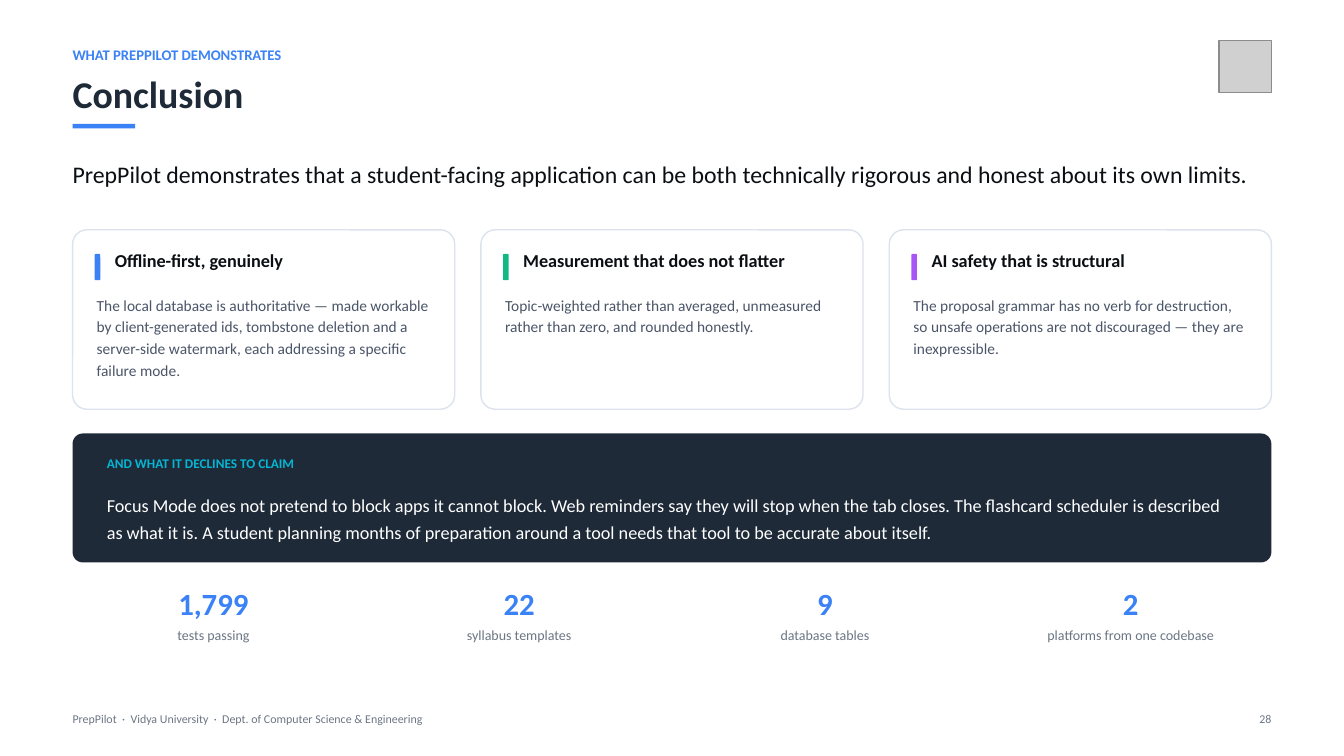
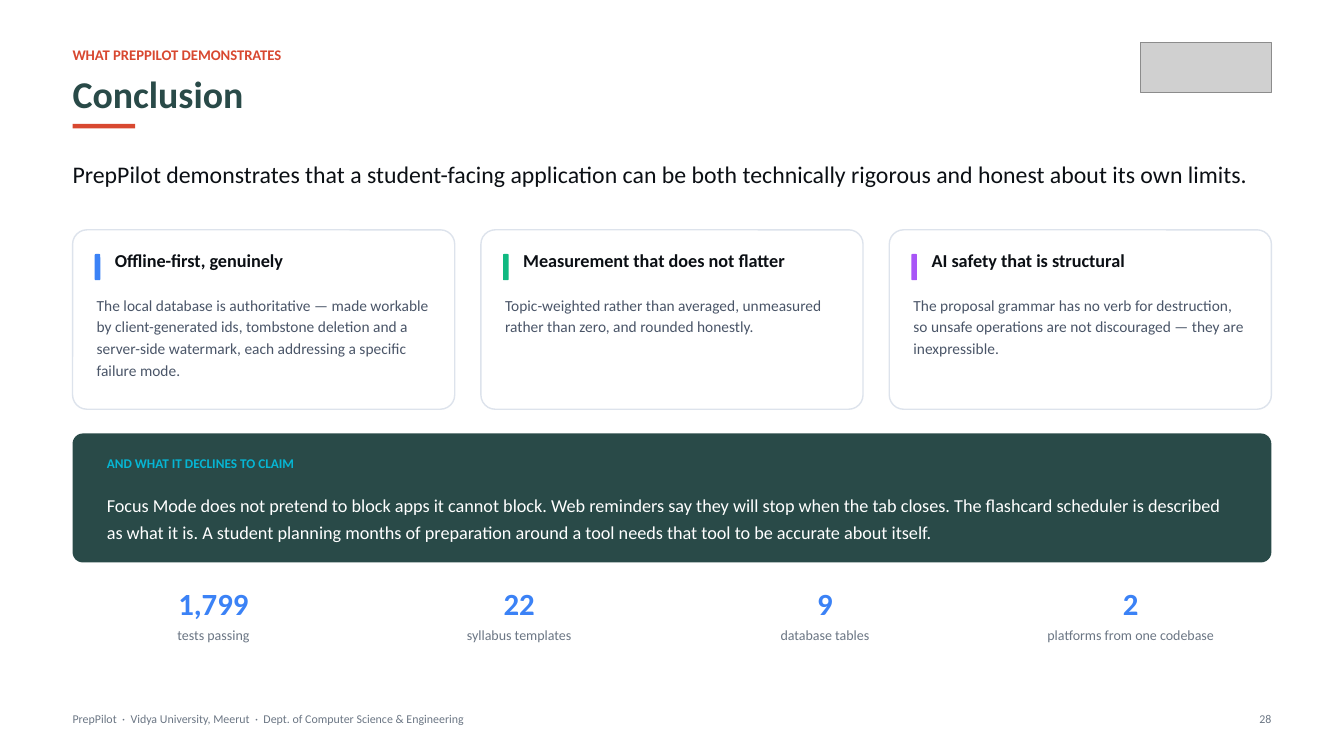
Before and after one commit to Archiit-jain/preppilot, a slide deck: slide 28 of docs/PrepPilot_First_Project_Presentation.pptx. Drawn at 1344x756 pixels with LibreOffice and Linux fonts; fonts in the diff are those of the drawing; grey boxes stand for pictures. Boxes give left, top, right and bottom in pixels: in the first picture for what was removed or moved away, otherwise in the second. Text is boxed around its words. In the diff, an @@ line names an element or a change of style, - is before the commit and + after.

```diff
--- a/docs/PrepPilot_First_Project_Presentation.pptx
+++ b/docs/PrepPilot_First_Project_Presentation.pptx
@@ text "WHAT PREPPILOT DEMONSTRATES" at box(73, 50, 282, 60): text colour #3B82F6 to #D84830 @@
@@ picture: place and size @@
-picture at box(1219, 40, 1271, 93)
+picture at box(1140, 42, 1271, 93)
@@ text "Conclusion" at box(73, 81, 244, 109): text colour #1E2A38 to #294A48 @@
@@ rectangle at box(73, 124, 135, 128): fill #3B82F6 to #D84830 @@
@@ rounded rectangle at box(73, 434, 1271, 563): fill #1E2A38 to #294A48 @@
@@ text at box(73, 715, 463, 725): text changed @@
-PrepPilot · Vidya University · Dept. of Computer Science & Engineering
+PrepPilot · Vidya University, Meerut · Dept. of Computer Science & Engineering
```
Also in this commit, not shown: 28 other slides changed, 7 other files.
